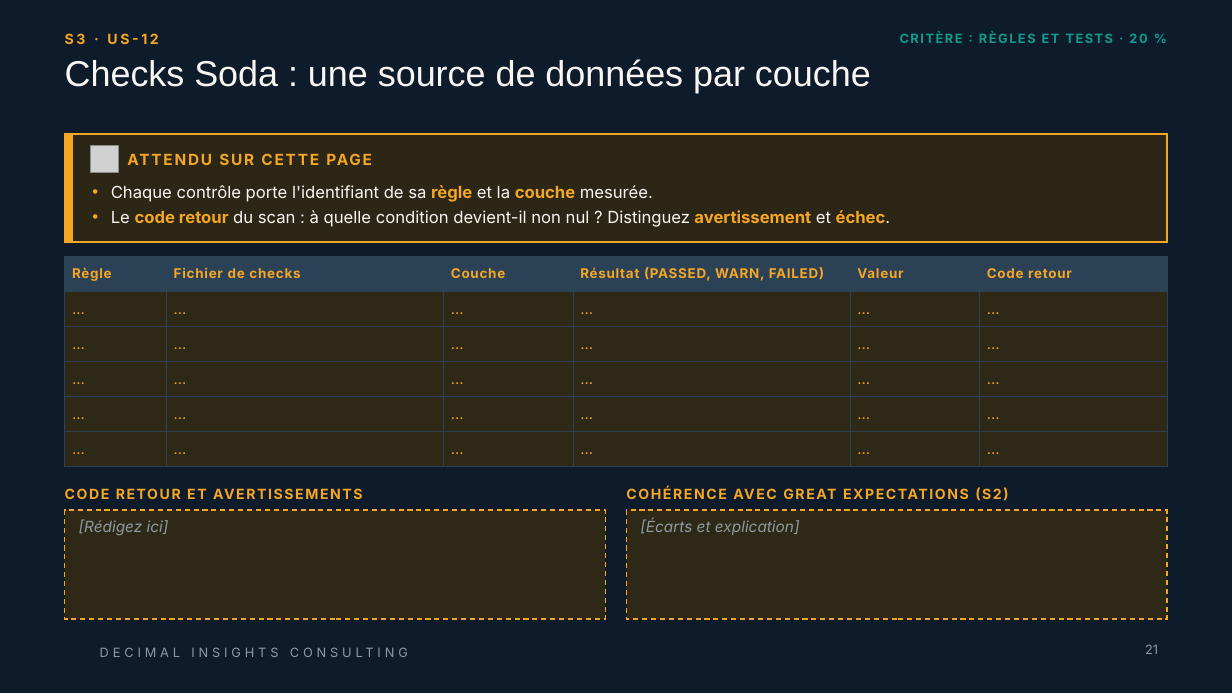
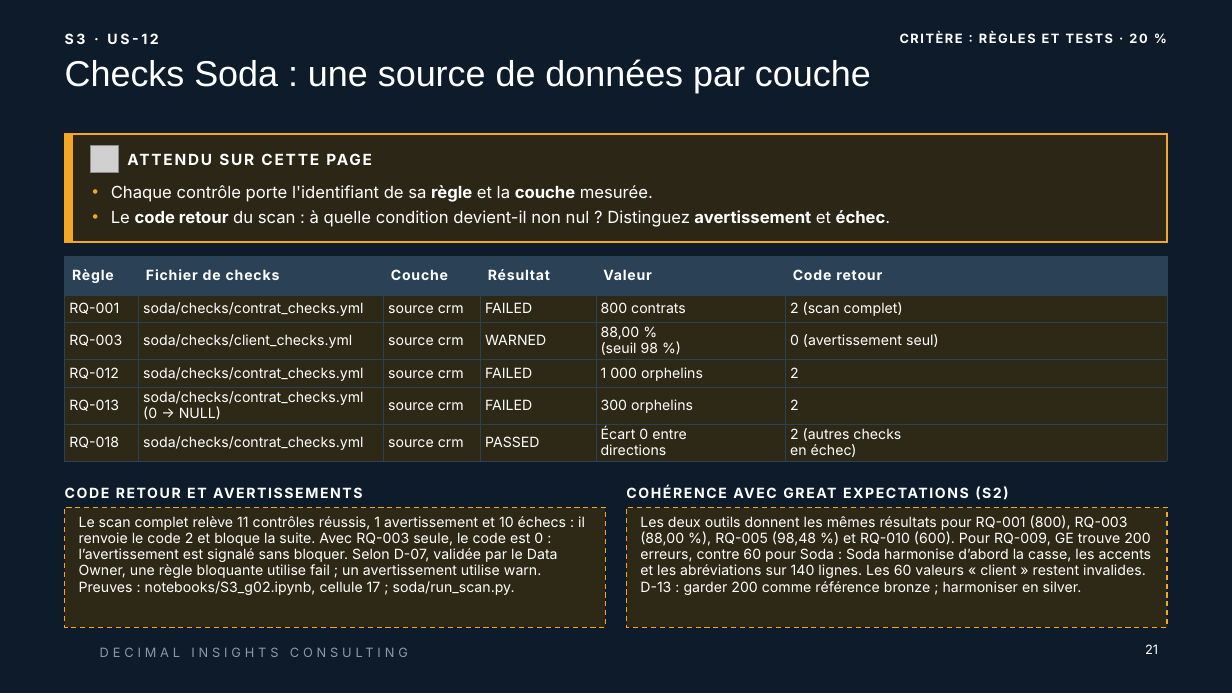
Before and after one commit to ruthabebeneg/td-qualite-g02, a slide deck: slide 21 of livrables/Livrable_Groupe_TD_AssurConnect.pptx. Drawn at 1232x693 pixels with LibreOffice and Linux fonts; fonts in the diff are those of the drawing; grey boxes stand for pictures; background and template pictures are left out. Boxes give left, top, right and bottom in pixels: in the first picture for what was removed or moved away, otherwise in the second. Text is boxed around its words. In the diff, an @@ line names an element or a change of style, - is before the commit and + after.

```diff
--- a/livrables/Livrable_Groupe_TD_AssurConnect.pptx
+++ b/livrables/Livrable_Groupe_TD_AssurConnect.pptx
@@ text "CRITÈRE : RÈGLES ET TESTS ..." at (x1=900, y1=32, x2=1147, y2=43): text colour #0F9B8E to #FFFFFF @@
@@ text "Chaque contrôle porte l'identifiant de ..." at (x1=111, y1=185, x2=891, y2=227): text colour #F7F6F2 to #FFFFFF in "Chaque contrôle porte l'identifiant de sa et ...", "Le du scan : à quelle condition ..."; text colour #F5A623 to #FFFFFF in "règle couche", "code retour avertissement échec." @@
@@ table at (x1=65, y1=256, x2=1167, y2=461) @@
-row 1, column 4: Résultat (PASSED, WARN, FAILED)
+row 1, column 4: Résultat
-row 2: … | … | … | … | … | …
+row 2: RQ-001 | soda/checks/contrat_checks.yml | source crm | FAILED | 800 contrats | 2 (scan complet)
-row 3: … | … | … | … | … | …
+row 3: RQ-003 | soda/checks/client_checks.yml | source crm | WARNED | 88,00 % / (seuil 98 %) | 0 (avertissement seul)
-row 4: … | … | … | … | … | …
+row 4: RQ-012 | soda/checks/contrat_checks.yml | source crm | FAILED | 1 000 orphelins | 2
-row 5: … | … | … | … | … | …
+row 5: RQ-013 | soda/checks/contrat_checks.yml / (0 → NULL) | source crm | FAILED | 300 orphelins | 2
-row 6: … | … | … | … | … | …
+row 6: RQ-018 | soda/checks/contrat_checks.yml | source crm | PASSED | Écart 0 entre / directions | 2 (autres checks / en échec)
@@ size 10.5 to 11 pt, text colour #F5A623 to #FFFFFF in "Règle", "Fichier de checks", "Couche", "Valeur" and 1 more places @@
@@ line spacing 1 to 12.5pt @@
@@ rectangle "Le scan complet relève 11 ..." resized from (x1=65, y1=510, x2=605, y2=619) to (x1=65, y1=507, x2=605, y2=628) @@
@@ text colour #F5A623 to #FFFFFF in 4 elements at (x1=65, y1=33, x2=159, y2=44), (x1=128, y1=146, x2=867, y2=172), (x1=65, y1=480, x2=605, y2=506), (x1=627, y1=480, x2=1167, y2=506) @@
@@ rectangle "Les deux outils donnent les ..." resized from (x1=627, y1=510, x2=1167, y2=619) to (x1=627, y1=507, x2=1167, y2=628) @@
@@ text in rectangle at (x1=79, y1=516, x2=585, y2=595): text changed; size 12 to 11 pt; text colour #8E99A4 to #FFFFFF; italic off @@
-[Rédigez ici]
+Le scan complet relève 11 contrôles réussis, 1 avertissement et 10 échecs : il renvoie le code 2 et bloque la suite. Avec RQ-003 seule, le code est 0 : l’avertissement est signalé sans bloquer. Selon D-07, validée par le Data Owner, une règle bloquante utilise fail ; un avertissement utilise warn. Preuves : notebooks/S3_g02.ipynb, cellule 17 ; soda/run_scan.py.
@@ text in rectangle at (x1=640, y1=515, x2=1152, y2=595): text changed; size 12 to 11 pt; text colour #8E99A4 to #FFFFFF; italic off @@
-[Écarts et explication]
+Les deux outils donnent les mêmes résultats pour RQ-001 (800), RQ-003 (88,00 %), RQ-005 (98,48 %) et RQ-010 (600). Pour RQ-009, GE trouve 200 erreurs, contre 60 pour Soda : Soda harmonise d’abord la casse, les accents et les abréviations sur 140 lignes. Les 60 valeurs « client » restent invalides. D-13 : garder 200 comme référence bronze ; harmoniser en silver.
@@ page number at (x1=1145, y1=644, x2=1158, y2=654): text colour #8E99A4 to #FFFFFF @@
```
Also in this commit, not shown: 47 other slides changed, 2 slides added.
